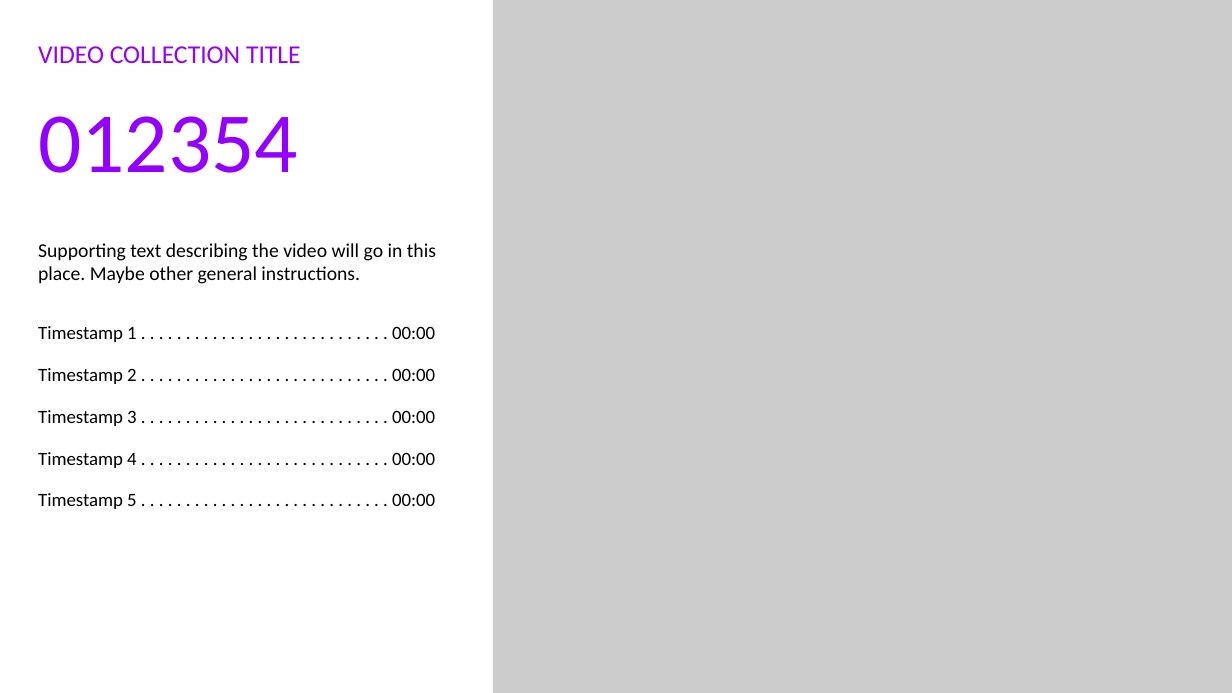
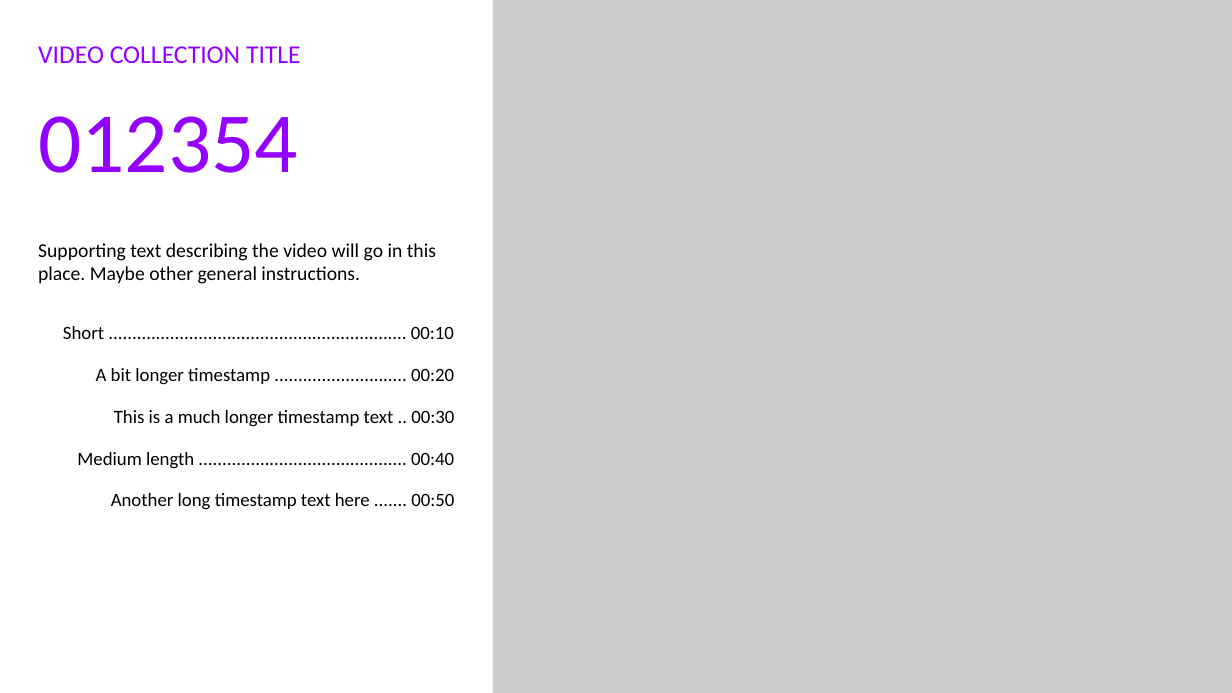
Before and after one commit to Bundbary/BatApps, a slide deck: slide 1 of PythonBatchTools/BatchVideoIntros/intro_test.pptx. Drawn at 1232x693 pixels with LibreOffice and Linux fonts; fonts in the diff are those of the drawing. Boxes give left, top, right and bottom in pixels: in the first picture for what was removed or moved away, otherwise in the second. Text is boxed around its words. In the diff, an @@ line names an element or a change of style, - is before the commit and + after.

```diff
--- a/PythonBatchTools/BatchVideoIntros/intro_test.pptx
+++ b/PythonBatchTools/BatchVideoIntros/intro_test.pptx
@@ text removed at (38, 326, 435, 342) @@
-Timestamp 1 . . . . . . . . . . . . . . . . . . . . . . . . . . . . 00:00
@@ text at (63, 326, 454, 339): text changed @@
-Timestamp 2 . . . . . . . . . . . . . . . . . . . . . . . . . . . . 00:00
+Short ............................................................... 00:10
@@ text at (96, 368, 454, 385): text changed @@
-Timestamp 4 . . . . . . . . . . . . . . . . . . . . . . . . . . . . 00:00
+A bit longer timestamp ............................ 00:20
@@ text at (114, 410, 454, 427): text changed @@
-Timestamp 3 . . . . . . . . . . . . . . . . . . . . . . . . . . . . 00:00
+This is a much longer timestamp text .. 00:30
@@ text added at (77, 452, 454, 469), 22 pt, text #000000 @@
+Medium length ............................................ 00:40
@@ text at (111, 493, 454, 510): text changed @@
-Timestamp 5 . . . . . . . . . . . . . . . . . . . . . . . . . . . . 00:00
+Another long timestamp text here ....... 00:50
```
Also in this commit, not shown: 4 other files.
